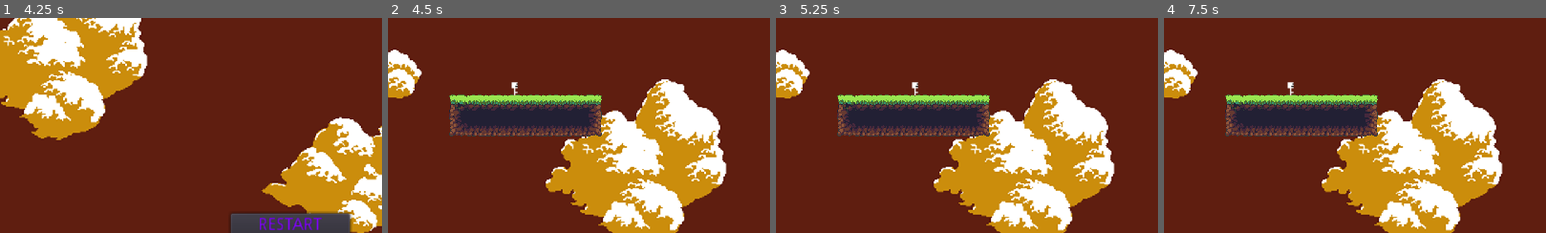
Above: before the commit, frames 1-4 (left to right).
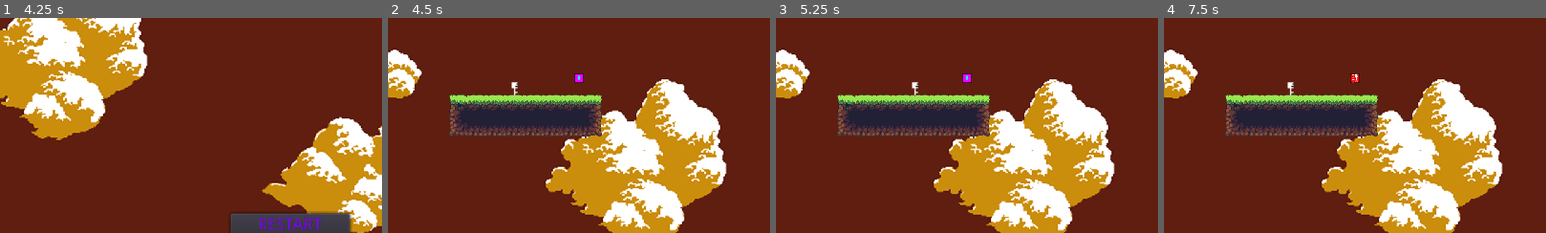
Above: after the commit, the same moments.

Repository: Eman3600/New-Nightmare-Lands
Game: Godot game, scene res://Levels/Temple.tscn
The game is run twice, just before and just after one commit, with the same random seed, the same clock (stepped at 60 frames per second) and the same inputs. This scene is started directly instead of the project's main scene.
Inputs (mouse positions are % of the whole screen's width and height, from its top left):
- Up to frame 1 (4.25 s): tap Enter at 0.5 s; hold Z (ability_1) 0.53-1.28 s; hold Right (ui_right) 0.53-2.03 s; tap Up (ui_up) at 0.77, 1.07, 1.52, 1.55, 1.82, 3.02, 3.32 s; tap X (ability_2) at 0.8, 1.35, 3.05 s; hold Left (ui_left) 2.03-2.78 s; hold Up (ui_up) 2.03-2.78 s; tap Z (ability_1) at 2.3, 2.85 s; tap Space at 2.75 s; hold Right (ui_right) 2.78-3.5 s; click (47, 45) at 3.5 s
- Up to frame 2 (4.5 s): click "RESTART" at 4.25 s
- Up to frame 3 (5.25 s): tap Enter at 5 s; hold Right (ui_right) from 5.03 s (still down); hold X (ability_2) from 5.03 s (still down)
- Up to frame 4 (7.5 s): tap Up (ui_up) at 5.27, 5.3, 5.57, 6.02, 6.32 s; tap Escape (ui_cancel) at 5.65 s; release Right (ui_right) at 5.78 s; release X (ability_2) at 5.78 s; hold Left (ui_left) 5.78-6.5 s; tap Z (ability_1) at 5.85 s; click (53, 45) at 6.5 s; click "RESTART" at 7.25 s
The pictures show only the part of the screen within x 12-62%, y 21-71%; the shares and areas given below are measured in that part.

Frame 1 is identical in both runs. In frame 2, 0.1% of the frame differs, in the area x 48-52%, y 25-31%; in frame 3, 0.1%; in frame 4, 0.1%.

Commit message:
Add files via upload

Diff:
--- /dev/null
+++ b/ExitMenu.tscn
@@ -0,0 +1,48 @@
+[gd_scene load_steps=2 format=2]
+
+[sub_resource type="GDScript" id=1]
+script/source = "extends CanvasLayer
+
+const DECIDE = preload(\"res://Level_Decide.tscn\")
+
+func _ready():
+	get_tree().paused = true
+
+# Called every frame. 'delta' is the elapsed time since the previous frame.
+#func _process(delta):
+#	pass
+
+
+func _on_Next_pressed():
+	get_tree().paused = false
+
+	var decide = DECIDE.instance()
+	get_parent().add_child(decide)
+	decide.decide_location()
+
+
+func _on_Quit_pressed():
+	get_tree().paused = false
+
+	get_tree().change_scene(\"res://TitleScreen.tscn\")
+"
+
+[node name="ExitMenu" type="CanvasLayer"]
+pause_mode = 2
+script = SubResource( 1 )
+
+[node name="Next" type="Button" parent="."]
+margin_left = 270.0
+margin_top = 150.0
+margin_right = 370.0
+margin_bottom = 170.0
+text = "Next Level"
+
+[node name="Quit" type="Button" parent="."]
+margin_left = 270.0
+margin_top = 190.0
+margin_right = 370.0
+margin_bottom = 210.0
+text = "Save & Quit"
+[connection signal="pressed" from="Next" to="." method="_on_Next_pressed"]
+[connection signal="pressed" from="Quit" to="." method="_on_Quit_pressed"]
--- a/GameOver.gd
+++ b/GameOver.gd
@@ -21,6 +21,11 @@
 		$Options/Ability1/AnimatedSprite.play("Dash")
 	if ability_2 == 1:
 		$Options/Ability2/AnimatedSprite.play("Dash")
+
+	if ability_1 == 2:
+		$Options/Ability1/AnimatedSprite.play("DownBurst")
+	if ability_2 == 2:
+		$Options/Ability2/AnimatedSprite.play("DownBurst")
 
 	if passive_1 == 1:
 		$Options/Passive1/AnimatedSprite.play("Light")
--- a/HUD.tscn
+++ b/HUD.tscn
@@ -37,19 +37,19 @@
 [node name="Ability1" type="AnimatedSprite" parent="Abilities"]
 position = Vector2( 10, 10 )
 frames = ExtResource( 1 )
-animation = "None"
+animation = "DownBurst"
 
 [node name="Ability2" type="AnimatedSprite" parent="Abilities"]
 position = Vector2( 30, 10 )
 frames = ExtResource( 1 )
-animation = "None"
+animation = "DownBurst"
 
 [node name="Passive1" type="AnimatedSprite" parent="Abilities"]
 position = Vector2( 10, 30 )
 frames = ExtResource( 1 )
-animation = "None"
+animation = "DownBurst"
 
 [node name="Passive2" type="AnimatedSprite" parent="Abilities"]
 position = Vector2( 30, 30 )
 frames = ExtResource( 1 )
-animation = "None"
+animation = "DownBurst"
--- a/Level.gd
+++ b/Level.gd
@@ -11,6 +11,7 @@
 		$Player.die()
 
 func save_data():
+	print("Saved")
 	var file = File.new()
 	file.open("res://save", file.WRITE_READ)
 	file.store_var([$Player.ability_1, $Player.ability_2, $Player.passive_1, $Player.passive_2, level, temple, $Player.max_hp, $Player.hp, $Player.max_mana, $Player.mana])
--- a/Level_Decide.gd
+++ b/Level_Decide.gd
@@ -8,8 +8,9 @@
 	var level = data[4]
 	var temple = data[5]
 
-	if temple:
+	if temple and level > 1:
 		get_tree().change_scene("res://Levels/Temple.tscn")
 	else:
+		temple = false
 		if level == 1:
 			get_tree().change_scene("res://Levels/1.tscn")
--- a/Level_Decide.tscn
+++ b/Level_Decide.tscn
@@ -3,4 +3,5 @@
 [ext_resource path="res://Level_Decide.gd" type="Script" id=1]
 
 [node name="Node2D" type="Node2D"]
+pause_mode = 2
 script = ExtResource( 1 )
--- a/Levels/1.tscn
+++ b/Levels/1.tscn
@@ -1,14 +1,15 @@
-[gd_scene load_steps=6 format=2]
+[gd_scene load_steps=7 format=2]
 
 [ext_resource path="res://Level.gd" type="Script" id=1]
 [ext_resource path="res://Jungle.tres" type="TileSet" id=2]
 [ext_resource path="res://Objects/Player.tscn" type="PackedScene" id=3]
 [ext_resource path="res://HUD.tscn" type="PackedScene" id=4]
+[ext_resource path="res://Objects/Item.tscn" type="PackedScene" id=5]
 
 [sub_resource type="GDScript" id=1]
 script/source = "extends Node
 
-const DECIDE = preload(\"res://Level_Decide.tscn\")
+const MENU = preload(\"res://ExitMenu.tscn\")
 
 onready var root = get_parent()
 onready var player = root.get_node(\"Player\")
@@ -17,13 +18,12 @@
 func leave():
 	player.leaving = true
 
-	root.temple = false
+	root.temple = true
 	root.level += 1
 	root.save_data()
 
-	var decide = DECIDE.instance()
-	add_child(decide)
-	decide.decide_location()
+	var menu = MENU.instance()
+	get_parent().add_child(menu)
 
 func _ready():
 	var CAMERA_X = 2
@@ -49,3 +49,6 @@
 position = Vector2( 364.413, 266.999 )
 
 [node name="HUD" parent="." instance=ExtResource( 4 )]
+
+[node name="Item" parent="." instance=ExtResource( 5 )]
+position = Vector2( 472.869, 254.916 )
--- a/Levels/Temple.tscn
+++ b/Levels/Temple.tscn
@@ -11,7 +11,7 @@
 [sub_resource type="GDScript" id=1]
 script/source = "extends Node
 
-const DECIDE = preload(\"res://Level_Decide.tscn\")
+const MENU = preload(\"res://ExitMenu.tscn\")
 
 onready var root = get_parent()
 onready var player = root.get_node(\"Player\")
@@ -24,9 +24,8 @@
 	root.level += 1
 	root.save_data()
 
-	var decide = DECIDE.instance()
-	add_child(decide)
-	decide.decide_location()
+	var menu = MENU.instance()
+	get_parent().add_child(menu)
 
 func _ready():
 	var CAMERA_X = 1
--- a/Levels/Tutorial.tscn
+++ b/Levels/Tutorial.tscn
@@ -12,7 +12,7 @@
 [sub_resource type="GDScript" id=1]
 script/source = "extends Node
 
-const DECIDE = preload(\"res://Level_Decide.tscn\")
+const MENU = preload(\"res://ExitMenu.tscn\")
 
 onready var root = get_parent()
 onready var player = root.get_node(\"Player\")
@@ -25,9 +25,8 @@
 	root.level = 1
 	root.save_data()
 
-	var decide = DECIDE.instance()
-	add_child(decide)
-	decide.decide_location()
+	var menu = MENU.instance()
+	get_parent().add_child(menu)
 
 func _ready():
 	var CAMERA_X = 5
--- a/Objects/Exit_Portal.tscn
+++ b/Objects/Exit_Portal.tscn
@@ -7,6 +7,7 @@
 
 func _on_body_entered(body):
 	if \"Player\" in body.name:
+		get_parent().save_data()
 		get_node(\"../Base\").leave()
 "
 
--- a/Objects/Item.gd
+++ b/Objects/Item.gd
@@ -3,6 +3,7 @@
 const DASH = preload("res://Objects/Items/Dash.tscn")
 const LIGHT = preload("res://Objects/Items/Light.tscn")
 const FAST = preload("res://Objects/Items/Fast.tscn")
+const DOWN_BURST = preload("res://Objects/Items/DownBurst.tscn")
 
 onready var create_item = true
 
@@ -22,9 +23,11 @@
 
 func new_ability():
 	var new_item
-	var item = int(stepify(rand_range(1, 1), 1))
+	var item = int(stepify(rand_range(1, 2), 1))
 	if item == 1:
 		new_item = DASH.instance()
+	elif item == 2:
+		new_item = DOWN_BURST.instance()
 
 	get_parent().add_child(new_item)
 
--- /dev/null
+++ b/Objects/Items/DownBurst.tscn
@@ -0,0 +1,34 @@
+[gd_scene load_steps=4 format=2]
+
+[ext_resource path="res://Sprites/Abilities/DownBurst.png" type="Texture" id=1]
+
+[sub_resource type="GDScript" id=1]
+script/source = "extends Area2D
+
+func _physics_process(delta):
+	var bodies = get_overlapping_bodies()
+	for body in bodies:
+		if body.name == \"Player\":
+			var player = body
+			player.ability_able = false
+			if Input.is_action_just_pressed(\"ability_1\"):
+				player.ability_1 = 2
+				player.reload_icons()
+				queue_free()
+			elif Input.is_action_just_pressed(\"ability_2\"):
+				player.ability_2 = 2
+				player.reload_icons()
+				queue_free()
+"
+
+[sub_resource type="RectangleShape2D" id=2]
+extents = Vector2( 8, 8 )
+
+[node name="DownBurst" type="Area2D"]
+script = SubResource( 1 )
+
+[node name="Sprite" type="Sprite" parent="."]
+texture = ExtResource( 1 )
+
+[node name="CollisionShape2D" type="CollisionShape2D" parent="."]
+shape = SubResource( 2 )
--- a/Objects/Player.tscn
+++ b/Objects/Player.tscn
@@ -2,16 +2,16 @@
 
 [ext_resource path="res://Player.gd" type="Script" id=1]
 [ext_resource path="res://Sprites/Player/Idle0.png" type="Texture" id=2]
-[ext_resource path="res://Sprites/Player/Jump1.png" type="Texture" id=3]
-[ext_resource path="res://Sprites/Player/Jump0.png" type="Texture" id=4]
-[ext_resource path="res://Sprites/Player/Run0.png" type="Texture" id=5]
-[ext_resource path="res://Sprites/Player/Run1.png" type="Texture" id=6]
-[ext_resource path="res://Sprites/Player/Run2.png" type="Texture" id=7]
-[ext_resource path="res://Sprites/Player/Run3.png" type="Texture" id=8]
-[ext_resource path="res://Sprites/Player/Run4.png" type="Texture" id=9]
-[ext_resource path="res://Sprites/Player/Run7.png" type="Texture" id=10]
-[ext_resource path="res://Sprites/Player/Jump3.png" type="Texture" id=11]
-[ext_resource path="res://Sprites/Player/Jump4.png" type="Texture" id=12]
+[ext_resource path="res://Sprites/Player/Jump3.png" type="Texture" id=3]
+[ext_resource path="res://Sprites/Player/Jump4.png" type="Texture" id=4]
+[ext_resource path="res://Sprites/Player/Jump1.png" type="Texture" id=5]
+[ext_resource path="res://Sprites/Player/Jump0.png" type="Texture" id=6]
+[ext_resource path="res://Sprites/Player/Run0.png" type="Texture" id=7]
+[ext_resource path="res://Sprites/Player/Run1.png" type="Texture" id=8]
+[ext_resource path="res://Sprites/Player/Run2.png" type="Texture" id=9]
+[ext_resource path="res://Sprites/Player/Run3.png" type="Texture" id=10]
+[ext_resource path="res://Sprites/Player/Run4.png" type="Texture" id=11]
+[ext_resource path="res://Sprites/Player/Run7.png" type="Texture" id=12]
 [ext_resource path="res://Objects/ParallaxSky.tscn" type="PackedScene" id=13]
 
 [sub_resource type="SpriteFrames" id=1]
@@ -23,17 +23,17 @@
 }, {
 "frames": [ ExtResource( 3 ), ExtResource( 4 ) ],
 "loop": false,
+"name": "falling",
+"speed": 5.0
+}, {
+"frames": [ ExtResource( 5 ), ExtResource( 6 ) ],
+"loop": false,
 "name": "jumping",
 "speed": 5.0
 }, {
-"frames": [ ExtResource( 5 ), ExtResource( 6 ), ExtResource( 7 ), ExtResource( 8 ), ExtResource( 9 ), ExtResource( 10 ) ],
+"frames": [ ExtResource( 7 ), ExtResource( 8 ), ExtResource( 9 ), ExtResource( 10 ), ExtResource( 11 ), ExtResource( 12 ) ],
 "loop": true,
 "name": "running",
-"speed": 5.0
-}, {
-"frames": [ ExtResource( 11 ), ExtResource( 12 ) ],
-"loop": false,
-"name": "falling",
 "speed": 5.0
 } ]
 
@@ -41,6 +41,7 @@
 extents = Vector2( 3.61409, 6.52438 )
 
 [node name="Player" type="KinematicBody2D"]
+editor/display_folded = true
 scale = Vector2( 2, 2 )
 z_index = 1
 collision/safe_margin = 3.0
--- /dev/null
+++ b/Objects/Weapons/DownBurst.tscn
@@ -0,0 +1,60 @@
+[gd_scene load_steps=6 format=2]
+
+[ext_resource path="res://Sprites/Objects/DownBurst1.png" type="Texture" id=1]
+[ext_resource path="res://Sprites/Objects/DownBurst2.png" type="Texture" id=2]
+
+[sub_resource type="GDScript" id=3]
+script/source = "extends Area2D
+
+const SPEED = 400
+
+var motion = Vector2()
+
+# Called when the node enters the scene tree for the first time.
+func _ready():
+	pass # Replace with function body.
+
+func _physics_process(delta):
+	motion.y = SPEED * delta
+
+	translate(motion)
+
+
+func _on_body_entered(body):
+	if not \"Player\" in body.name:
+		if \"Enemy\" in body.name:
+			body.hp -= .1
+		queue_free()
+
+
+func _on_VisibilityNotifier2D_screen_exited():
+	queue_free()
+"
+
+[sub_resource type="SpriteFrames" id=1]
+animations = [ {
+"frames": [ ExtResource( 1 ), ExtResource( 2 ) ],
+"loop": true,
+"name": "default",
+"speed": 10.0
+} ]
+
+[sub_resource type="RectangleShape2D" id=2]
+extents = Vector2( 3, 6 )
+
+[node name="DownBurst" type="Area2D"]
+script = SubResource( 3 )
+
+[node name="AnimatedSprite" type="AnimatedSprite" parent="."]
+frames = SubResource( 1 )
+frame = 1
+playing = true
+
+[node name="CollisionShape2D" type="CollisionShape2D" parent="."]
+position = Vector2( 0, -1 )
+shape = SubResource( 2 )
+
+[node name="VisibilityNotifier2D" type="VisibilityNotifier2D" parent="."]
+rect = Rect2( -3, -7, 6, 12 )
+[connection signal="body_entered" from="." to="." method="_on_body_entered"]
+[connection signal="screen_exited" from="VisibilityNotifier2D" to="." method="_on_VisibilityNotifier2D_screen_exited"]
--- a/Player.gd
+++ b/Player.gd
@@ -2,7 +2,7 @@
 
 # Import Nodes
 
-
+const DOWN_BURST = preload("res://Objects/Weapons/DownBurst.tscn")
 
 # Physics Constants
 
@@ -47,6 +47,7 @@
 var hp = max_hp
 var max_mana = 20
 var mana = max_mana
+var mana_regen = 30
 var max_i_frames = 60
 var i_frames = 0
 var flicker = false
@@ -77,7 +78,7 @@
 				get_parent().save_data()
 				get_tree().change_scene("res://GameOver.tscn")
 			else:
-				leaving = false
+				leaving = true
 				get_node("../Base").leave()
 		else:
 			get_tree().reload_current_scene()
@@ -85,6 +86,8 @@
 # Reload Icons
 
 func reload_icons():
+	Engine.time_scale = 1
+
 	gravity = GRAVITY
 	acceleration = ACCELERATION
 	run_speed = RUN_SPEED
@@ -101,6 +104,11 @@
 		ability_1_icon.play("Dash")
 	if ability_2 == 1:
 		ability_2_icon.play("Dash")
+
+	if ability_1 == 2:
+		ability_1_icon.play("DownBurst")
+	if ability_2 == 2:
+		ability_2_icon.play("DownBurst")
 
 
 	if passive_1 == 0:
@@ -118,15 +126,11 @@
 
 	if passive_1 == 2:
 		passive_1_icon.play("Fast")
-		run_speed *= 1.25
-		gravity *= 1.25
-		jump_height *= 1.25
+		Engine.time_scale = 1.5
 	if passive_2 == 2:
 		passive_2_icon.play("Fast")
 		if passive_1 != 2:
-			run_speed *= 1.25
-			gravity *= 1.25
-			jump_height *= 1.25
+			Engine.time_scale = 1.5
 
 # Ability Functions
 
@@ -147,20 +151,22 @@
 		ability2c()
 
 func ability1a():
-	pass
+	if ability_1 == 2 and mana >= 1 and !is_on_floor():
+		down_burst()
 
 func ability1b():
-	if ability_1 == 1 and !used_dash and !dashing:
+	if ability_1 == 1 and !used_dash and !dashing and mana >= 5:
 		dash()
 
 func ability1c():
 	pass
 
 func ability2a():
-	pass
+	if ability_2 == 2 and mana >= 1 and !is_on_floor():
+		down_burst()
 
 func ability2b():
-	if ability_2 == 1 and !used_dash and !dashing:
+	if ability_2 == 1 and !used_dash and !dashing and mana >= 5:
 		dash()
 
 func ability2c():
@@ -172,6 +178,23 @@
 	dashing = true
 	used_dash = true
 	dash_time = 9
+
+	mana -= 5
+	mana_regen = 30
+
+func down_burst():
+	var DOWN_BURST_SPEED = -10
+
+	var down_burst = DOWN_BURST.instance()
+	get_parent().add_child(down_burst)
+	down_burst.global_position.x = global_position.x
+	down_burst.global_position.y = global_position.y + 10
+
+	if motion.y > DOWN_BURST_SPEED:
+		motion.y = DOWN_BURST_SPEED
+
+	mana -= .1
+	mana_regen = 30
 
 func motion():
 	# Walking
@@ -213,7 +236,7 @@
 
 		# Gravity, Animation, and Airtime Physics
 
-		motion.y = min(motion.y + gravity, fall_speed)
+		motion.y = min(motion.y + (gravity * Engine.time_scale), fall_speed)
 		if !Input.is_action_pressed("ui_up"):
 			motion.y = max(motion.y, low_jump_height)
 		if motion.y < 0:
@@ -235,7 +258,7 @@
 	# Invincibility Frames
 
 	if i_frames > 0:
-		i_frames -= 1
+		i_frames -= Engine.time_scale
 		if !flicker:
 			flicker = true
 			$AnimatedSprite.hide()
@@ -254,14 +277,21 @@
 		hp = max_hp
 	if mana > max_mana:
 		mana = max_mana
+	elif mana < max_mana:
+		mana_regen -= Engine.time_scale
+		if mana_regen <= 0:
+			mana_regen = 1
+			var mana_regen_value = float(max_mana)
+			mana_regen_value /= 500
+			mana += mana_regen_value
 
 	# HP and Mana Display
 
 	get_node("../HUD/HP_Box").margin_right = hp * 3
 	get_node("../HUD/MANA_Box").margin_right = mana * 3
 
-	get_node("../HUD/HP_Text").text = "HP: " + str(hp) + "/" + str(max_hp)
-	get_node("../HUD/MANA_Text").text = "MANA: " + str(mana) + "/" + str(max_mana)
+	get_node("../HUD/HP_Text").text = "HP: " + str(int(hp)) + "/" + str(max_hp)
+	get_node("../HUD/MANA_Text").text = "MANA: " + str(int(mana)) + "/" + str(max_mana)
 
 	# Abilities
 
@@ -278,7 +308,7 @@
 		else:
 			motion.x = -DASH_SPEED
 		motion.y = 0
-		dash_time -= 1
+		dash_time -= Engine.time_scale
 
 		if dash_time <= 0 or is_on_wall():
 			dashing = false
--- a/Sprites/Abilities.tres
+++ b/Sprites/Abilities.tres
@@ -1,9 +1,10 @@
-[gd_resource type="SpriteFrames" load_steps=5 format=2]
+[gd_resource type="SpriteFrames" load_steps=6 format=2]
 
 [ext_resource path="res://Sprites/Abilities/Light.png" type="Texture" id=1]
-[ext_resource path="res://Sprites/Abilities/Dash.png" type="Texture" id=2]
-[ext_resource path="res://Sprites/Abilities/AbilitySquare.png" type="Texture" id=3]
-[ext_resource path="res://Sprites/Abilities/Fast.png" type="Texture" id=4]
+[ext_resource path="res://Sprites/Abilities/Fast.png" type="Texture" id=2]
+[ext_resource path="res://Sprites/Abilities/Dash.png" type="Texture" id=3]
+[ext_resource path="res://Sprites/Abilities/AbilitySquare.png" type="Texture" id=4]
+[ext_resource path="res://Sprites/Abilities/DownBurst.png" type="Texture" id=5]
 
 [resource]
 animations = [ {
@@ -14,16 +15,21 @@
 }, {
 "frames": [ ExtResource( 2 ) ],
 "loop": true,
-"name": "Dash",
+"name": "Fast",
 "speed": 5.0
 }, {
 "frames": [ ExtResource( 3 ) ],
 "loop": true,
-"name": "None",
+"name": "Dash",
 "speed": 5.0
 }, {
 "frames": [ ExtResource( 4 ) ],
 "loop": true,
-"name": "Fast",
+"name": "None",
+"speed": 5.0
+}, {
+"frames": [ ExtResource( 5 ) ],
+"loop": true,
+"name": "DownBurst",
 "speed": 5.0
 } ]
--- a/TitleScreen.tscn
+++ b/TitleScreen.tscn
@@ -7,9 +7,9 @@
 script = ExtResource( 1 )
 
 [node name="Sprite" type="Sprite" parent="."]
-position = Vector2( 320, 180 )
 scale = Vector2( 0.5, 0.5 )
 texture = ExtResource( 2 )
+centered = false
 
 [node name="Title" type="Label" parent="."]
 margin_left = 266.0
Binary file added: Sprites/Abilities/DownBurst.png
Not shown, added: Sprites/Abilities/DownBurst.png.import
Binary file added: Sprites/Objects/DownBurst1.png
Not shown, added: Sprites/Objects/DownBurst1.png.import
Binary file added: Sprites/Objects/DownBurst2.png
Not shown, added: Sprites/Objects/DownBurst2.png.import
